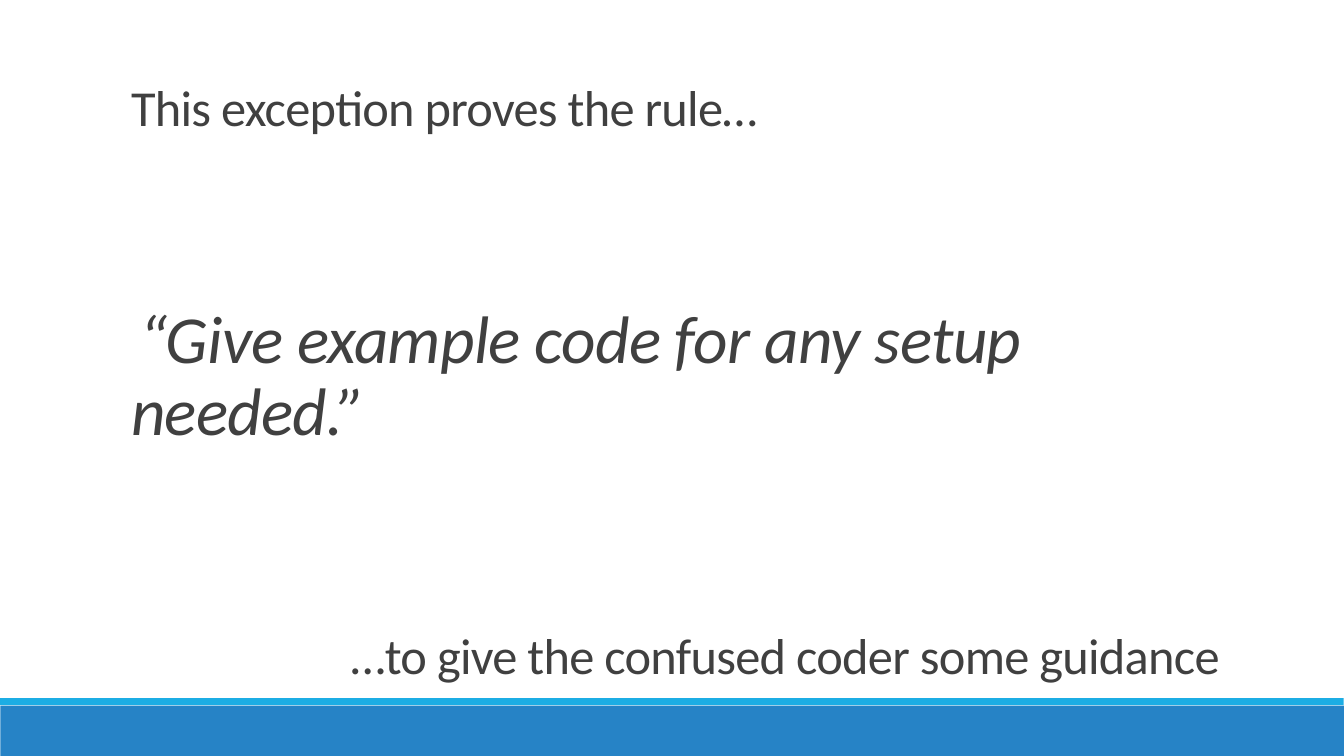
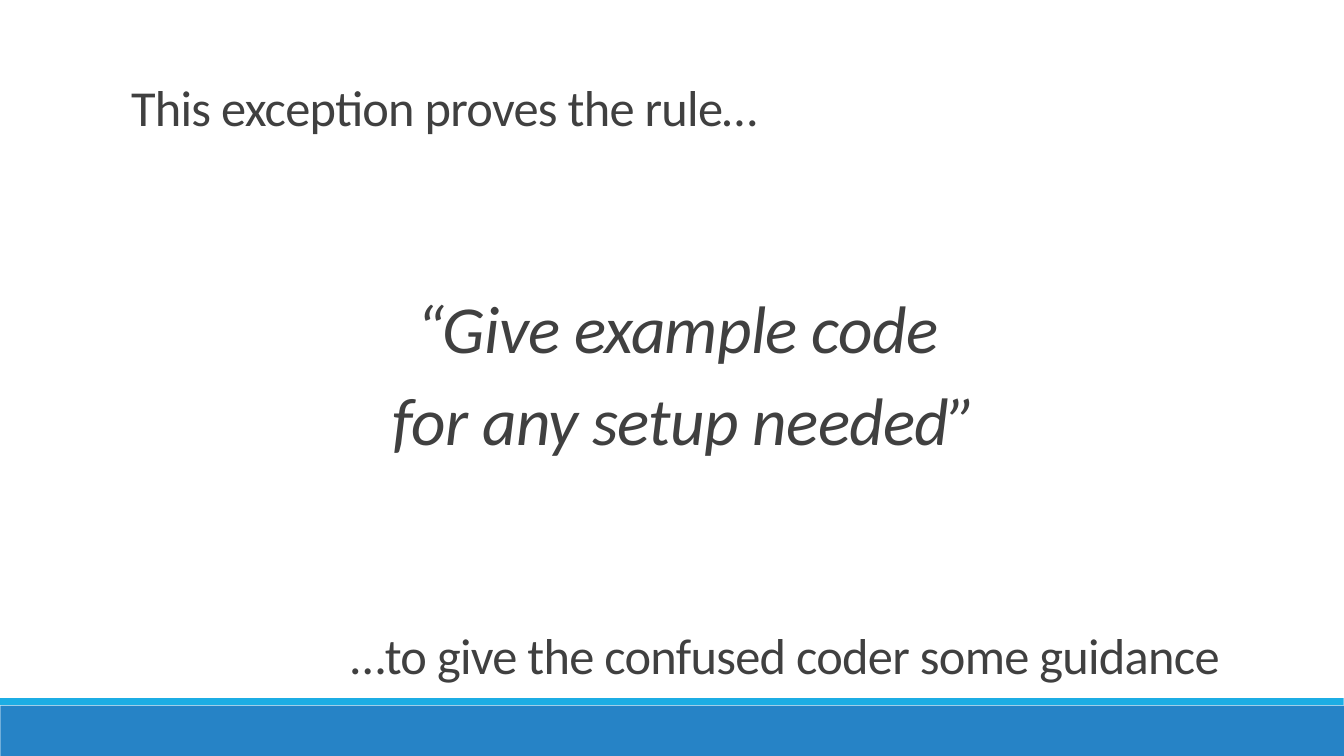
Before and after one commit to jamesrcounts/ExceptionalTalk, a slide deck: slide 6 of Talk.pptx. Drawn at 1344x756 pixels with LibreOffice and Linux fonts; fonts in the diff are those of the drawing. Boxes give left, top, right and bottom in pixels: in the first picture for what was removed or moved away, otherwise in the second. Text is boxed around its words. In the diff, an @@ line names an element or a change of style, - is before the commit and + after.

```diff
--- a/Talk.pptx
+++ b/Talk.pptx
@@ text at [393, 305, 977, 456]: text changed @@
-  “Give example code for any setup needed.”
+  “Give example code
+  for any setup needed”
```
Also in this commit, not shown: 1 other slide changed, 3 slides added.
